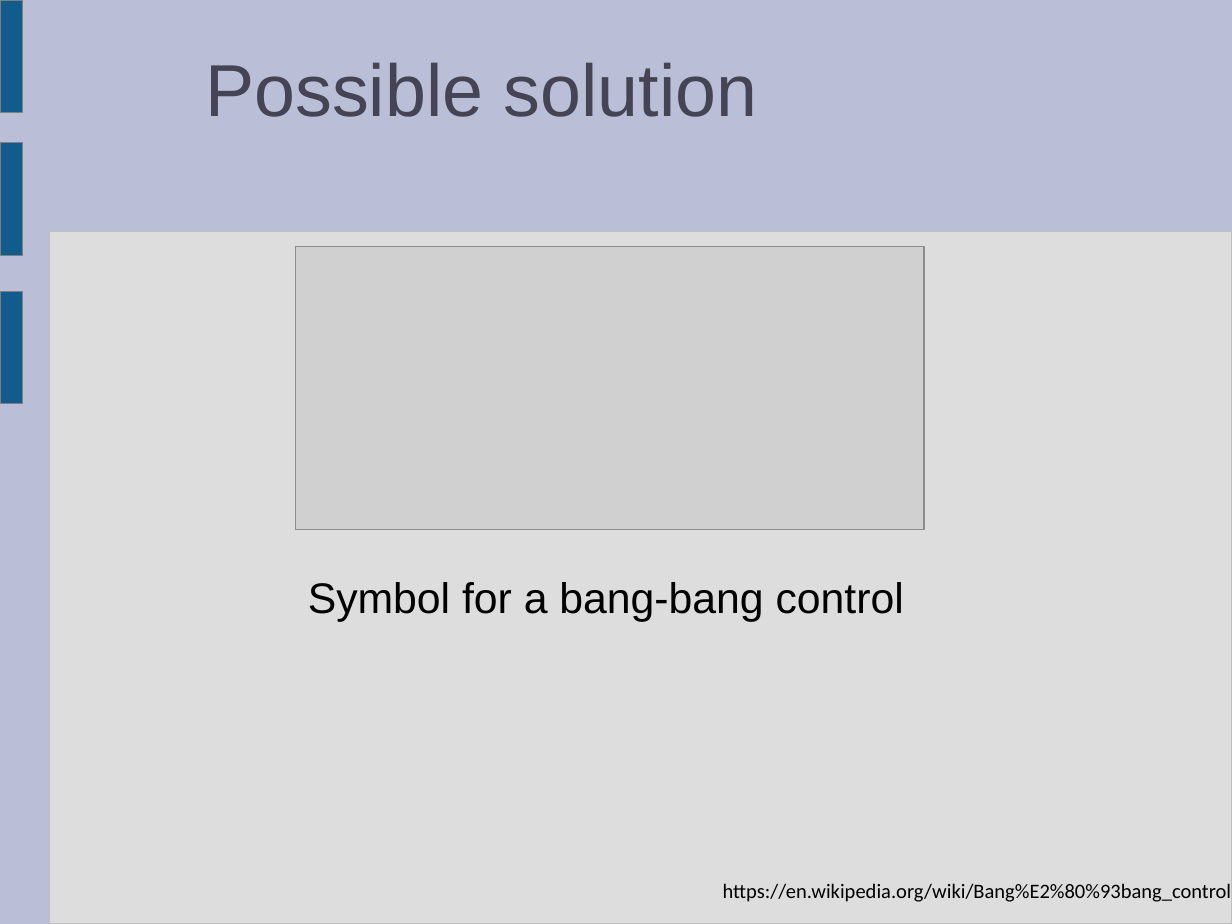
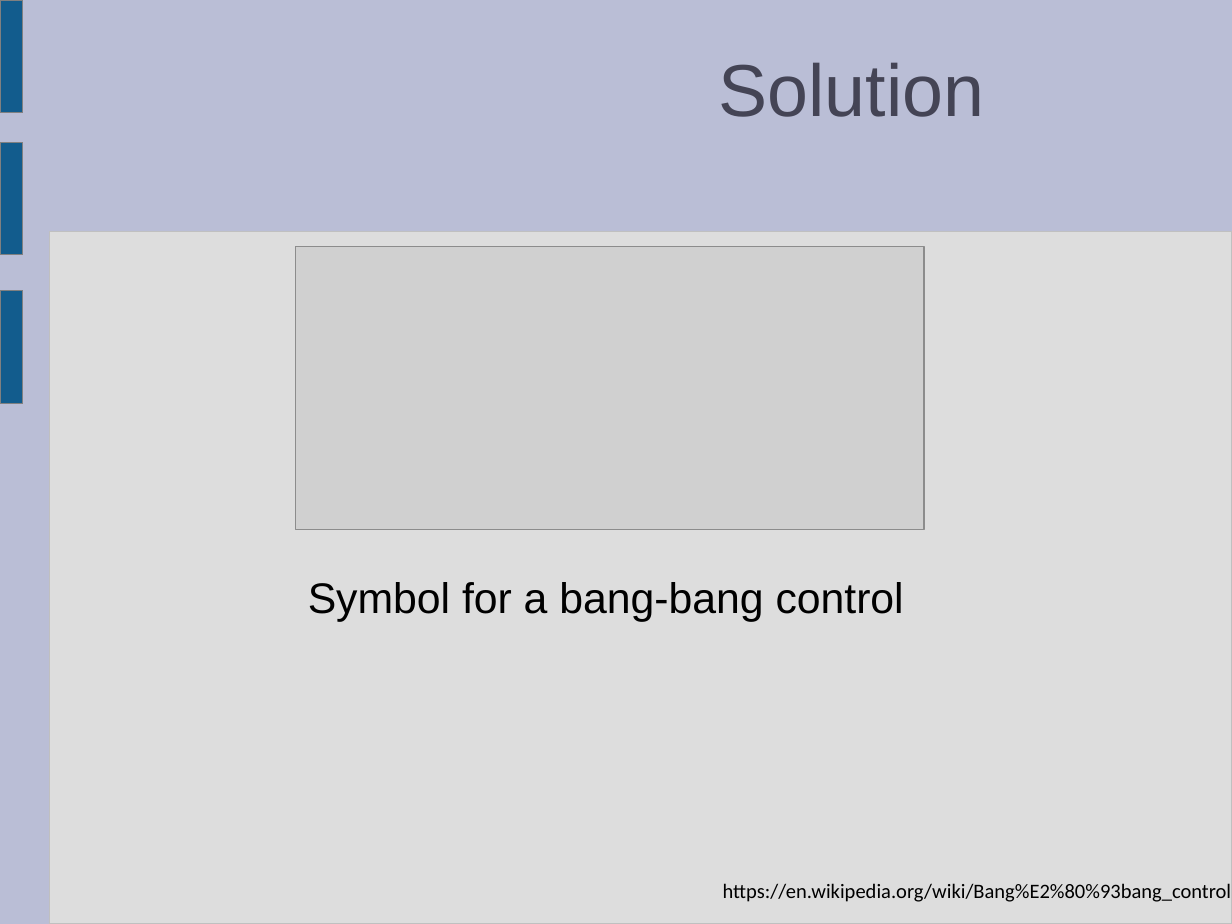
Before and after one commit to llmontoryxd/english, a slide deck: slide 4 of Presentation_6sem_1.pptx. Drawn at 1232x924 pixels with LibreOffice and Linux fonts; fonts in the diff are those of the drawing; grey boxes stand for pictures. Boxes give left, top, right and bottom in pixels: in the first picture for what was removed or moved away, otherwise in the second. Text is boxed around its words. In the diff, an @@ line names an element or a change of style, - is before the commit and + after.

```diff
--- a/Presentation_6sem_1.pptx
+++ b/Presentation_6sem_1.pptx
@@ text at (719,62,985,117): text changed @@
-Possible solution
+Solution
```
Also in this commit, not shown: 3 other slides changed, 1 other file.
